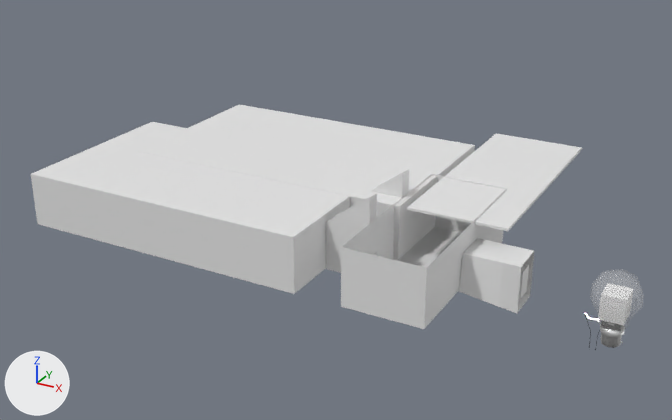
What one commit did to the glTF model public/levels/room5555-right.glb.
Rendered twice from a 50 mm lens placed at (15.3, -87.5, 48.9), pointed at (-37.4, 8.3, 1.0). The lights are fixed; the arrows at lower left show +X, +Y and +Z. The first picture is the older version. Where no turn or scale is listed for an object, it has been applied to the vertices.

In view in the first picture: 'BulbRoom', 'Ceiling', 'Dierama', 'Lightbulb', 'Portal_Entrance', 'Room' and 1 more.
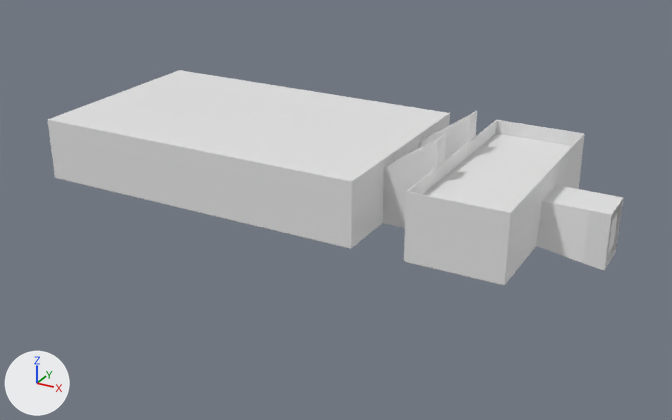
Edits to the scene script, one JSON object a line:
```json
{"op": "set", "path": "ob_bulbroom.scale", "old": "(0.8, 0.8, 0.8)", "new": "(1.0, 1.0, 1.0)"}
{"op": "set", "path": "ob_dierama.scale", "old": "(0.8, 0.8, 0.8)", "new": "(1.0, 1.0, 1.0)"}
{"op": "set", "path": "ob_dierama.location", "old": "(0.0, 0.0, 0.0)", "new": "(-30.82, 19.59, 0.0)"}
{"op": "set", "path": "ob_lightbulb.location", "old": "(0.0, 0.0, 0.0)", "new": "(-36.29, 7.085, 2.048)"}
{"op": "set", "path": "ob_lightbulb.rotation_euler", "old": "(0.0, 0.0, 0.0)", "new": "(-1.291, 0.0138, -0.788)", "note": "degrees (0, 0, 0) -> degrees (-74, 0.8, -45)"}
{"op": "set", "path": "ob_lightbulb.scale", "old": "(0.8, 0.8, 0.8)", "new": "(1.17, 1.17, 1.17)"}
{"op": "set", "path": "ob_portal_entrance.scale", "old": "(0.8, 0.8, 0.8)", "new": "(1.0, 1.0, 1.0)"}
{"op": "set", "path": "ob_portal_entrance.location", "old": "(0.0, 0.0, 0.0)", "new": "(6.316, 12.74, 0.0)"}
{"op": "set", "path": "ob_room.scale", "old": "(0.8, 0.8, 0.8)", "new": "(1.0, 1.0, 1.0)"}
{"op": "set", "path": "ob_room.location", "old": "(0.0, 0.0, 0.0)", "new": "(6.316, 12.74, 0.0)"}
```

Where the change shows, as pixel boxes [x1, y1, x2, y2] in the pictures (672 x 420 px):
```json
{"object": "Room", "change": "moved, rescaled", "before": [31, 122, 534, 329], "after": [48, 70, 624, 285], "on screen": "14% wider"}
{"object": "BulbRoom", "change": "rescaled", "before": [138, 104, 475, 260], "after": [58, 178, 351, 249]}
{"object": "Lightbulb", "change": "moved, turned, rescaled", "before": [590, 269, 644, 332], "on screen": "not visible afterwards"}
{"object": "Cube.001", "change": "moved, turned, rescaled", "before": [600, 326, 625, 348], "on screen": "not visible afterwards"}
{"object": "Portal_Entrance", "change": "moved, rescaled", "before": [521, 265, 529, 298], "after": [608, 216, 617, 252], "on screen": "11% wider, 9% taller"}
{"object": "Filament", "change": "moved, turned, rescaled", "before": [584, 314, 600, 351], "on screen": "not visible afterwards"}
{"object": "Dierama", "change": "moved, rescaled", "before": [598, 315, 625, 326], "on screen": "not visible afterwards"}
```
